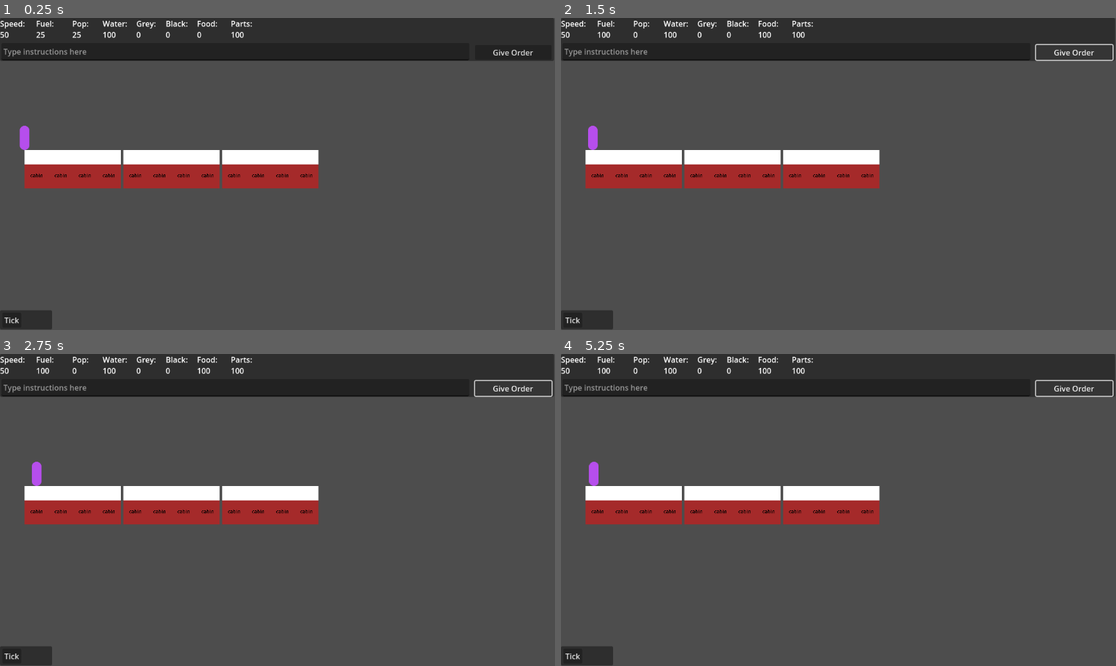
Above: before the commit, frames 1-4 (two rows, left to right).
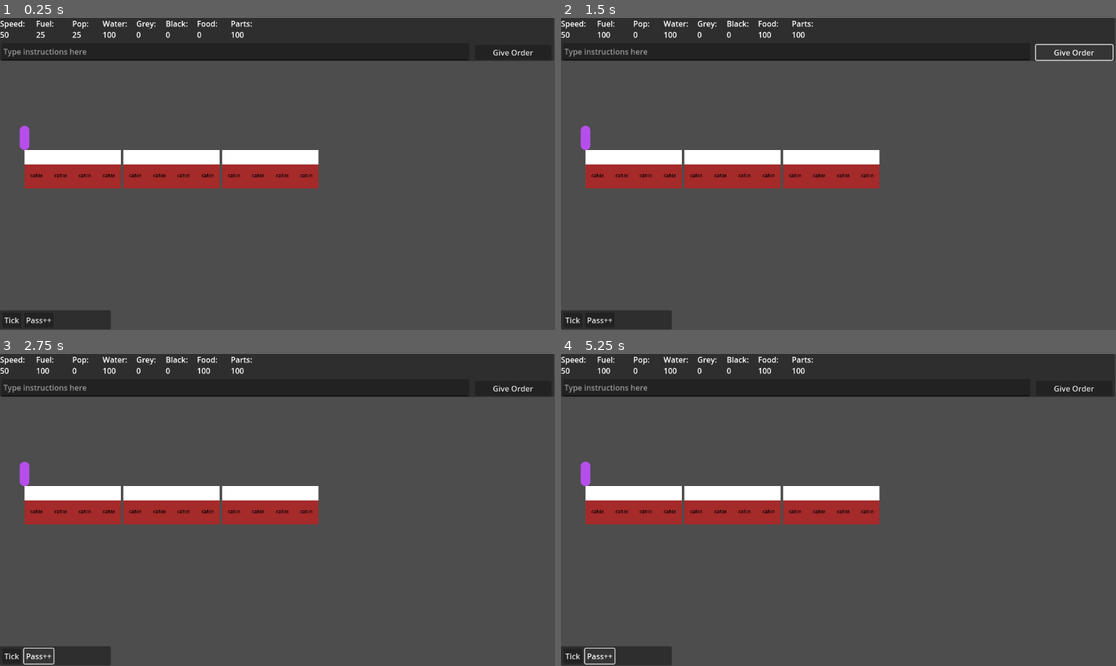
Above: after the commit, the same moments.

Repository: Sphinx111/ed_and_morgs_train_builder
Game: Godot game, scene res://Scenes/traincar.tscn
The game is run twice, just before and just after one commit, with the same random seed, the same clock (stepped at 60 frames per second) and the same inputs.
Inputs (mouse positions are in pixels of both pictures, inside the frame that each line leads up to):
- Up to frame 1 (0.25 s): no input
- Up to frame 2 (1.5 s): click (794, 52) at 0.52 s; type "12" at 0.6 s; click "Give Order" at 1.25 s
- Up to frame 3 (2.75 s): click "Give Order" (after the commit: "Pass++") at 2 s
- Up to frame 4 (5.25 s): click "Tick" at 2.75 s; click "Give Order" at 3.5 s; click "Tick" at 4.25 s; click "Give Order" (after the commit: "Pass++") at 5 s

The runs differ from the first frame. In frame 1, 0.7% of the frame differs, in the area x 4-20%, y 93-100%; in frame 2, 0.9%; in frame 3, 1.1%, in the area x 3-100%, y 8-100%; in frame 4, 1.1%.

Commit message:
Fixed bug: Crash when no modules meeting a need

Diff:
--- /dev/null
+++ b/Scenes/passenger.tscn
@@ -0,0 +1,11 @@
+[gd_scene load_steps=3 format=3 uid="uid://cw8ov34j2hlku"]
+
+[ext_resource type="Script" uid="uid://cjbbfq5yg0tt8" path="res://passenger.gd" id="1_lyrvh"]
+[ext_resource type="Texture2D" uid="uid://bji3n1mms68fq" path="res://images/capsule.png" id="2_uumvl"]
+
+[node name="Passenger" type="Node2D"]
+script = ExtResource("1_lyrvh")
+
+[node name="Sprite2D" type="Sprite2D" parent="."]
+position = Vector2(0, -25)
+texture = ExtResource("2_uumvl")
--- a/Scenes/traincar.tscn
+++ b/Scenes/traincar.tscn
@@ -1,10 +1,9 @@
-[gd_scene load_steps=6 format=3 uid="uid://dvfa2mi1q8kyn"]
+[gd_scene load_steps=5 format=3 uid="uid://dvfa2mi1q8kyn"]
 
 [ext_resource type="Script" uid="uid://bicwn3r1c7jbq" path="res://Train.gd" id="1_rq5f1"]
-[ext_resource type="Script" uid="uid://cjbbfq5yg0tt8" path="res://passenger.gd" id="3_d8abk"]
 [ext_resource type="Script" uid="uid://7uaxcahr5q1c" path="res://passengerManager.gd" id="3_ksonv"]
+[ext_resource type="PackedScene" uid="uid://cw8ov34j2hlku" path="res://Scenes/passenger.tscn" id="4_d8abk"]
 [ext_resource type="Script" uid="uid://csq0nprbdyf3s" path="res://basic_ui.gd" id="4_fqnf8"]
-[ext_resource type="Texture2D" uid="uid://bji3n1mms68fq" path="res://images/capsule.png" id="4_ksonv"]
 
 [node name="SceneRoot" type="Control"]
 layout_mode = 3
@@ -111,7 +110,7 @@
 [node name="DebugPanel" type="Panel" parent="BasicUI"]
 layout_mode = 0
 offset_top = 607.0
-offset_right = 108.0
+offset_right = 230.0
 offset_bottom = 647.0
 
 [node name="Button2" type="Button" parent="BasicUI/DebugPanel"]
@@ -122,6 +121,14 @@
 offset_bottom = 36.0
 text = "Tick"
 
+[node name="Button" type="Button" parent="BasicUI/DebugPanel"]
+layout_mode = 0
+offset_left = 50.0
+offset_top = 5.0
+offset_right = 110.0
+offset_bottom = 36.0
+text = "Pass++"
+
 [node name="Train" type="Node2D" parent="."]
 position = Vector2(51, 274)
 script = ExtResource("1_rq5f1")
@@ -129,12 +136,7 @@
 [node name="PassengersManager" type="Node2D" parent="Train"]
 script = ExtResource("3_ksonv")
 
-[node name="Passenger" type="Node2D" parent="Train/PassengersManager"]
-script = ExtResource("3_d8abk")
-
-[node name="Sprite2D" type="Sprite2D" parent="Train/PassengersManager/Passenger"]
-position = Vector2(0, -25)
-texture = ExtResource("4_ksonv")
+[node name="Passenger" parent="Train/PassengersManager" instance=ExtResource("4_d8abk")]
 
 [node name="Camera2D" type="Camera2D" parent="."]
 offset = Vector2(576, 324)
@@ -142,3 +144,4 @@
 [connection signal="text_submitted" from="BasicUI/LineEdit" to="BasicUI" method="_on_line_edit_text_submitted"]
 [connection signal="pressed" from="BasicUI/Button" to="BasicUI" method="_on_textinput_press"]
 [connection signal="pressed" from="BasicUI/DebugPanel/Button2" to="BasicUI" method="_on_debug_tick_pressed"]
+[connection signal="pressed" from="BasicUI/DebugPanel/Button" to="BasicUI" method="_on_add_passenger_pressed"]
--- a/Train.gd
+++ b/Train.gd
@@ -83,6 +83,9 @@
 	carriages.append(newCarriage)
 	newCarriage.set_sequence(sequence)
 
+func add_passenger_debug():
+	passengerManager.add_passenger()
+
 func get_car_count():
 	return carriages.size()
 
--- a/basic_ui.gd
+++ b/basic_ui.gd
@@ -131,3 +131,7 @@
 func _on_debug_tick_pressed() -> void:
 	do_resource_tick()
 	pass # Replace with function body.
+
+func _on_add_passenger_pressed() -> void:
+	selectedTrain.add_passenger_debug()
+	pass # Replace with function body.
--- a/passenger.gd
+++ b/passenger.gd
@@ -99,16 +99,20 @@
 
 func pick_direction():
 	# Chance to idly move around if no behaviour
-	if targetNeed == "" and randf() < Globals.idle_wander_chance:
-		destination = self.position
-		var offset : float = randi_range(-200, 200)
-		if offset >= 0: direction = 1
-		else: direction = -1
-		destination.x += offset
+	if targetNeed == "":
+		if randf() < Globals.idle_wander_chance:
+			destination = self.position
+			var offset : float = randi_range(-200, 200)
+			if offset >= 0: direction = 1
+			else: direction = -1
+			destination.x += offset
 		return	# End early if no target
 
 	var myLocation = parentTrain.get_trainpos_from_coords(self.position)
 	var distanceToTarget = parentTrain.passengerMap.get_direction_from_to(myLocation, targetNeed)
+	if distanceToTarget == 9999:
+		thoughts.append("This train has no way to help with %s" % targetNeed)
+		return
 	if    distanceToTarget > 0: direction = 1
 	elif  distanceToTarget < 0: direction = -1
 	else: direction = 0
--- a/passengerManager.gd
+++ b/passengerManager.gd
@@ -4,6 +4,8 @@
 
 var passengers : Array[Passenger] = []
 var needs_check_timer : Timer = null
+
+var PassengerScene = preload("res://Scenes/passenger.tscn")
 
 func _ready():
 	var firstPassenger : Passenger = find_child("Passenger")
@@ -23,3 +25,7 @@
 	for passenger in passengers:
 		passenger.check_needs()
 		passenger.pick_direction()
+
+func add_passenger():
+	var newPass = PassengerScene.instantiate()
+	add_child(newPass)
